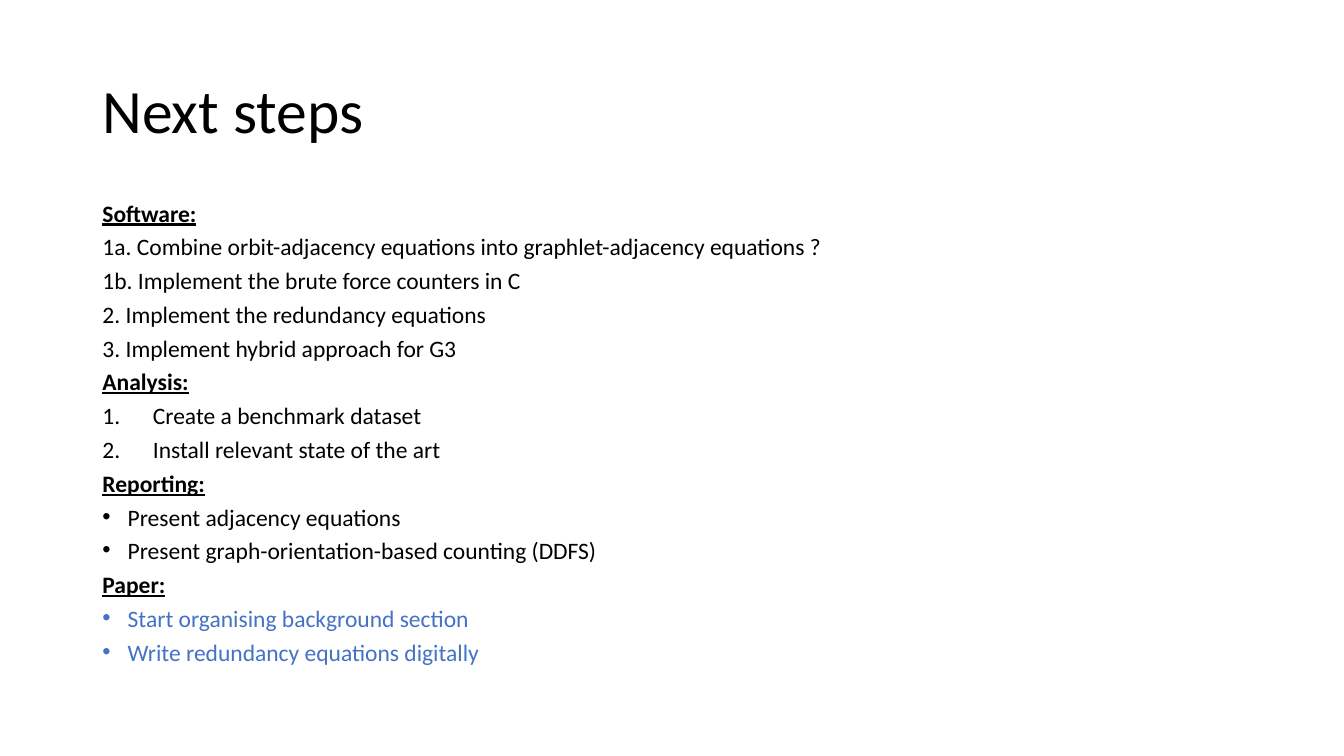
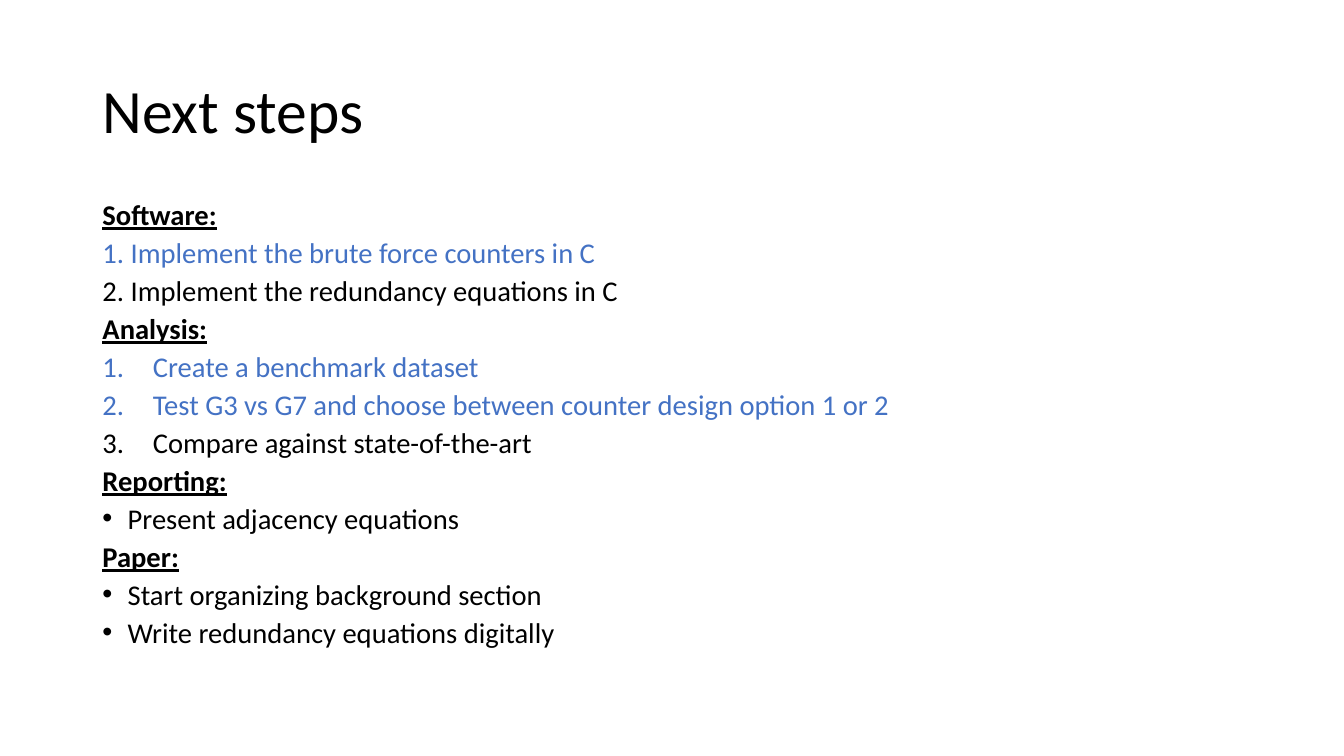
Before and after one commit to samwindels/gradco, a slide deck: slide 36 of presentation.pptx (slide 25 before the commit). Drawn at 1344x756 pixels with LibreOffice and Linux fonts; fonts in the diff are those of the drawing. Boxes give left, top, right and bottom in pixels: in the first picture for what was removed or moved away, otherwise in the second. Text is boxed around its words. In the diff, an @@ line names an element or a change of style, - is before the commit and + after.

Commit message:
presentation

```diff
--- a/presentation.pptx
+++ b/presentation.pptx
@@ text at (102,205,554,648): size 16.8 to 20.4 pt in "Software:", "Analysis:", "Create a benchmark dataset", "Reporting:" and 3 more places; text colour #000000 to #4472C4 in "Create a benchmark dataset"; text colour #4472C4 to #000000 in "Write redundancy equations digitally" @@
@@ text at (102,243,617,306): text changed; size 16.8 to 20.4 pt @@
-1a. Combine orbit-adjacency equations into graphlet-adjacency equations ?
-1b. Implement the brute force counters in C
-2. Implement the redundancy equations
-3. Implement hybrid approach for G3
+1. Implement the brute force counters in C
+2. Implement the redundancy equations in C
@@ text at (153,395,888,458): text changed; size 16.8 to 20.4 pt; text colour #000000 to #4472C4 @@
-2. Install relevant state of the art
+2. Test G3 vs G7 and choose between counter design option 1 or 2
+3. Compare against state-of-the-art
@@ text at (128,542,596,563): paragraph removed @@
-• Present graph-orientation-based counting (DDFS)
@@ text at (128,585,541,610): text changed; size 16.8 to 20.4 pt; text colour #4472C4 to #000000 @@
-• Start organising background section
+• Start organizing background section
```
Also in this commit, not shown: 23 other slides changed, 2 slides added.
